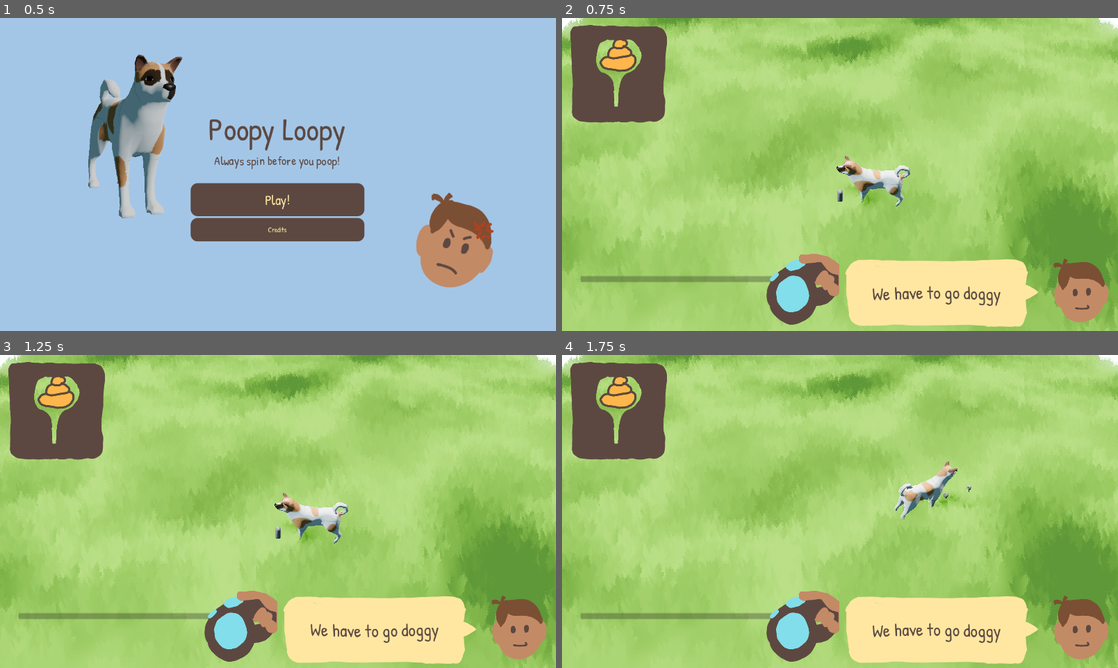
Above: before the commit, frames 1-4 (two rows, left to right).
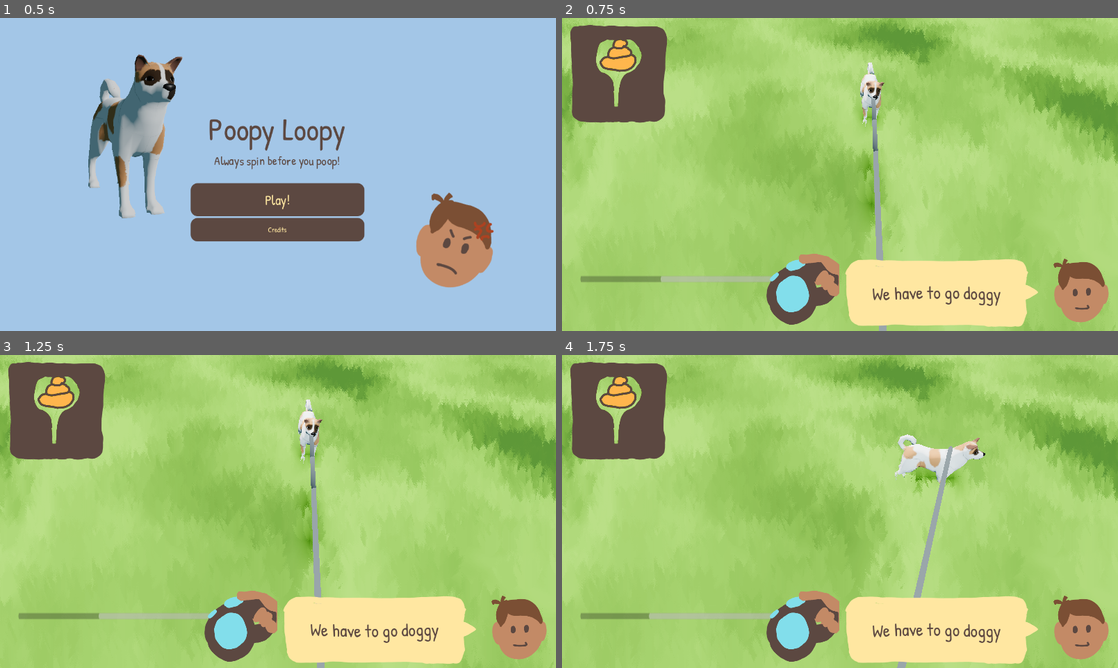
Above: after the commit, the same moments.

Repository: mathijs750/very-serious-game
Game: Godot game, scene res://start_screen/start_screen.tscn
Same seed, same stepped clock (60 frames per second), same inputs: the game is played once before the commit and once after it.
Inputs (mouse positions are in pixels of both pictures, inside the frame that each line leads up to):
- Up to frame 1 (0.5 s): no input
- Up to frame 2 (0.75 s): click "Play!" at 0.5 s
- Up to frame 3 (1.25 s): no input
- Up to frame 4 (1.75 s): move the mouse to (962, 495) at 1.27 s; press the mouse at (962, 495) at 1.28 s

Frame 1 is identical in both runs. In frame 2, 28% of the frame differs, in the area x 0-100%, y 0-100%; in frame 3, 28%; in frame 4, 29%.

Commit message:
Add dog line and a max imum allowed length

Diff:
--- a/dog/dog.gd
+++ b/dog/dog.gd
@@ -1,3 +1,4 @@
+class_name Dog
 extends CharacterBody3D
 
 signal full_spin_completed(direction: int)  # -1 = clockwise, 1 = counter-clockwise
@@ -5,6 +6,7 @@
 signal squat_ended
 
 @export var camera: Camera3D
+@onready var collar: Marker3D = $mesh/dog/Collar
 
 const SPEED := 5.0
 const RAY_LENGTH := 1000.0
--- a/dog/dog.tscn
+++ b/dog/dog.tscn
@@ -24,14 +24,19 @@
 [node name="ShibaInu" parent="mesh/dog/RootNode/AnimalArmature/Skeleton3D" parent_id_path=PackedInt32Array(749197801, 256889658) index="16" unique_id=114856291]
 surface_material_override/0 = ExtResource("2_23r22")
 
+[node name="Collar" type="Marker3D" parent="mesh/dog" unique_id=1640000001]
+transform = Transform3D(3.2786884, 0, 0, 0, 3.2786884, 0, 0, 0, 3.2786884, 0, 2.505797, 0.94812775)
+
 [node name="CollisionShape3D" type="CollisionShape3D" parent="." unique_id=824997506]
 transform = Transform3D(1, 0, 0, 0, 1, 0, 0, 0, 1, 0, 0.5005845, -0.60490084)
 shape = SubResource("SphereShape3D_g4v7s")
 
 [node name="center" type="MeshInstance3D" parent="." unique_id=2086632982]
+visible = false
 mesh = SubResource("CapsuleMesh_g4v7s")
 
 [node name="mouse" type="MeshInstance3D" parent="." unique_id=1871546743]
+visible = false
 mesh = SubResource("CapsuleMesh_g4v7s")
 
 [editable path="mesh/dog"]
--- /dev/null
+++ b/line.gd
@@ -0,0 +1,135 @@
+extends MeshInstance3D
+
+signal line_taut
+signal line_length_changed(ratio: float)
+
+@export var dog: Dog
+
+@export_category("Line Properties")
+@export var max_distance: float = 10.0
+@export var startThickness: float = 0.1
+@export var endThickness: float = 0.1
+@export var capSmooth: int = 5
+@export var drawCaps: bool = true
+@export var scaleTexture: bool = true
+
+@export_category("Line Material")
+@export var lineMaterial: StandardMaterial3D
+
+var geometry: ImmediateMesh
+var camera: Camera3D
+var cameraOrigin: Vector3
+var _was_taut := false
+
+func _ready() -> void:
+  pass
+
+func _process(_delta: float) -> void:
+  if Engine.is_editor_hint():
+    camera = get_editor_camera()
+  else:
+    camera = get_viewport().get_camera_3d()
+
+  if camera == null or dog == null:
+    return
+
+  cameraOrigin = to_local(camera.get_global_transform().origin)
+
+  var start := global_position
+  var end := dog.collar.global_position if dog.collar else dog.global_position
+  var distance := start.distance_to(end)
+
+  var ratio = clamp(1.0 - distance / max_distance, 0.0, 1.0)
+  line_length_changed.emit(ratio)
+
+  var is_taut := distance >= max_distance
+  if is_taut and not _was_taut:
+    line_taut.emit()
+  _was_taut = is_taut
+
+  var A := to_local(start)
+  var B := to_local(end)
+  var AB := B - A
+  var mid := (A + B) / 2.0
+  var orthogonalStart := (cameraOrigin - mid).cross(AB).normalized() * startThickness
+  var orthogonalEnd := (cameraOrigin - mid).cross(AB).normalized() * endThickness
+
+  geometry = ImmediateMesh.new()
+  geometry.clear_surfaces()
+  geometry.surface_begin(Mesh.PRIMITIVE_TRIANGLES)
+
+  if drawCaps:
+    cap(A, B, startThickness, capSmooth)
+
+  if scaleTexture:
+    var ABLen := AB.length()
+    var ABFloor : float = floor(ABLen)
+    var ABFrac := ABLen - ABFloor
+    geometry.surface_set_uv(Vector2(ABFloor, 0))
+    geometry.surface_add_vertex(A + orthogonalStart)
+    geometry.surface_set_uv(Vector2(-ABFrac, 0))
+    geometry.surface_add_vertex(B + orthogonalEnd)
+    geometry.surface_set_uv(Vector2(ABFloor, 1))
+    geometry.surface_add_vertex(A - orthogonalStart)
+    geometry.surface_set_uv(Vector2(-ABFrac, 0))
+    geometry.surface_add_vertex(B + orthogonalEnd)
+    geometry.surface_set_uv(Vector2(-ABFrac, 1))
+    geometry.surface_add_vertex(B - orthogonalEnd)
+    geometry.surface_set_uv(Vector2(ABFloor, 1))
+    geometry.surface_add_vertex(A - orthogonalStart)
+  else:
+    geometry.surface_set_uv(Vector2(1, 0))
+    geometry.surface_add_vertex(A + orthogonalStart)
+    geometry.surface_set_uv(Vector2(0, 0))
+    geometry.surface_add_vertex(B + orthogonalEnd)
+    geometry.surface_set_uv(Vector2(1, 1))
+    geometry.surface_add_vertex(A - orthogonalStart)
+    geometry.surface_set_uv(Vector2(0, 0))
+    geometry.surface_add_vertex(B + orthogonalEnd)
+    geometry.surface_set_uv(Vector2(0, 1))
+    geometry.surface_add_vertex(B - orthogonalEnd)
+    geometry.surface_set_uv(Vector2(1, 1))
+    geometry.surface_add_vertex(A - orthogonalStart)
+
+  if drawCaps:
+    cap(B, A, endThickness, capSmooth)
+
+  geometry.surface_end()
+  geometry.surface_set_material(0, lineMaterial)
+  mesh = geometry
+
+
+func find_editor_cameras(nodes: Array, cameras: Array) -> void:
+  for child in nodes:
+    find_editor_cameras(child.get_children(), cameras)
+    if child is Camera3D:
+      cameras.push_back(child)
+
+
+func get_editor_cameras() -> Array[Camera3D]:
+  var ei = (EditorScript as Variant).new().get_editor_interface()
+  var cameras: Array[Camera3D]
+  find_editor_cameras(ei.get_editor_main_screen().get_children(), cameras)
+  return cameras
+
+
+func get_editor_camera() -> Camera3D:
+  return get_editor_cameras()[0]
+
+
+func cap(center: Vector3, pivot: Vector3, thickness: float, smoothing: int) -> void:
+  var orthogonal := (cameraOrigin - center).cross(center - pivot).normalized() * thickness
+  var axis := (center - cameraOrigin).normalized()
+  var array: Array[Vector3] = []
+  array.resize(smoothing + 1)
+  array[0] = center + orthogonal
+  array[smoothing] = center - orthogonal
+  for i in range(1, smoothing):
+    array[i] = center + orthogonal.rotated(axis, lerp(0.0, PI, float(i) / smoothing))
+  for i in range(1, smoothing + 1):
+    geometry.surface_set_uv(Vector2(0, float(i - 1) / smoothing))
+    geometry.surface_add_vertex(array[i - 1])
+    geometry.surface_set_uv(Vector2(0, float(i - 1) / smoothing))
+    geometry.surface_add_vertex(array[i])
+    geometry.surface_set_uv(Vector2(0.5, 0.5))
+    geometry.surface_add_vertex(center)
--- /dev/null
+++ b/line/line.tscn
@@ -0,0 +1,9 @@
+[gd_scene format=3 uid="uid://dg7rirgytp4c0"]
+
+[ext_resource type="Script" uid="uid://btba8dr1ecvbe" path="res://line.gd" id="1_ctx40"]
+
+[sub_resource type="QuadMesh" id="QuadMesh_g4v7s"]
+
+[node name="Line" type="MeshInstance3D" unique_id=1386578847]
+mesh = SubResource("QuadMesh_g4v7s")
+script = ExtResource("1_ctx40")
--- a/ui/ui.gd
+++ b/ui/ui.gd
@@ -90,6 +90,11 @@
     %PoopMeter.set_value(poop_energy)
 
 
+func _on_line_length_changed(ratio: float) -> void:
+  if has_node("%LineMeter"):
+    %LineMeter.value = ratio * 100.0
+
+
 
 func _win_game() -> void:
   game_over = true
--- a/ui/ui.tscn
+++ b/ui/ui.tscn
@@ -46,7 +46,7 @@
 [node name="HSplitContainer" type="HBoxContainer" parent="HumanPanel" unique_id=592440876]
 layout_mode = 2
 
-[node name="PatienceBar" type="ProgressBar" parent="HumanPanel/HSplitContainer" unique_id=1334723019]
+[node name="LineMeter" type="ProgressBar" parent="HumanPanel/HSplitContainer" unique_id=1334723019]
 unique_name_in_owner = true
 layout_mode = 2
 size_flags_horizontal = 3
--- a/world.tscn
+++ b/world.tscn
@@ -4,6 +4,7 @@
 [ext_resource type="PackedScene" uid="uid://bnxkpfllnw5rv" path="res://dog/dog.tscn" id="2_fj7yv"]
 [ext_resource type="PackedScene" uid="uid://lgueylfqmuwn" path="res://BinbunGrass/field.res" id="3_aqk2v"]
 [ext_resource type="PackedScene" uid="uid://b21h2soo4ucqy" path="res://ui/ui.tscn" id="3_tlwt5"]
+[ext_resource type="PackedScene" uid="uid://dg7rirgytp4c0" path="res://line/line.tscn" id="4_line"]
 
 [sub_resource type="Environment" id="Environment_f3sb7"]
 background_mode = 1
@@ -13,6 +14,8 @@
 ambient_light_energy = 1.25
 tonemap_mode = 4
 glow_enabled = true
+
+[sub_resource type="ImmediateMesh" id="ImmediateMesh_036b0"]
 
 [node name="World" type="Node3D" unique_id=268619599]
 
@@ -32,13 +35,21 @@
 camera = NodePath("../Camera3D")
 
 [node name="Camera3D" type="Camera3D" parent="." unique_id=110858369]
-transform = Transform3D(-3.090862e-08, -0.7071068, 0.7071068, -3.090862e-08, 0.7071068, 0.7071068, -1, 0, -4.3711392e-08, 3.6943324, 4.114792, 4.7683716e-07)
+transform = Transform3D(1, 0, 0, 0, 0.70710677, 0.7071068, 0, -0.7071068, 0.70710677, -0.30566764, 3.1147919, 4.0000005)
 fov = 55.1
 
 [node name="Control" parent="." unique_id=118455921 instance=ExtResource("3_tlwt5")]
 
 [node name="Node3D" parent="." unique_id=21943078 instance=ExtResource("3_aqk2v")]
 
+[node name="Line" parent="." unique_id=1051526024 node_paths=PackedStringArray("dog") instance=ExtResource("4_line")]
+transform = Transform3D(1, 0, 0, 0, 1, 0, 0, 0, 1, 0, 0.6134242, 3.6515152)
+mesh = SubResource("ImmediateMesh_036b0")
+dog = NodePath("../Dog")
+startThickness = 0.03
+endThickness = 0.03
+
 [connection signal="full_spin_completed" from="Dog" to="Control" method="_on_dog_full_spin_completed"]
 [connection signal="squat_ended" from="Dog" to="Control" method="_on_dog_squat_ended"]
 [connection signal="squat_started" from="Dog" to="Control" method="_on_dog_squat_started"]
+[connection signal="line_length_changed" from="Line" to="Control" method="_on_line_length_changed"]
Not shown, changed: export_presets.cfg
Not shown, added: line.gd.uid
